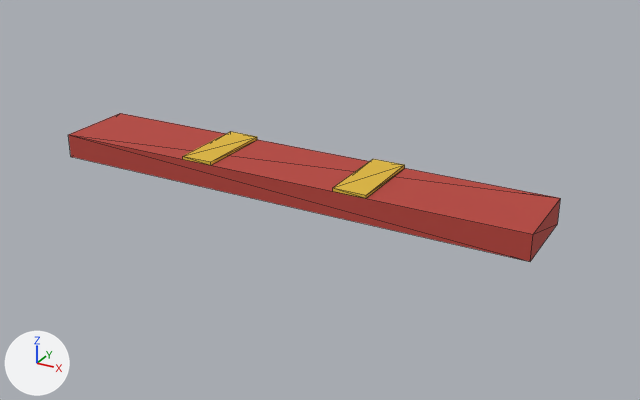
The glTF model site/models/FD_Scarf_01.glb: old version first, new version second.
One viewpoint serves both versions: a 50 mm lens placed at (0.493, -0.829, 0.411), pointed at (0.034, 0.006, -0.006). Lighting does not change. The marker at lower left points along +X, +Y and +Z. The older version comes first. Mesh edges are drawn as thin lines. Vertices at exactly the same position are counted once.

Names of what the first picture shows: 'FD_Scarf_01'.
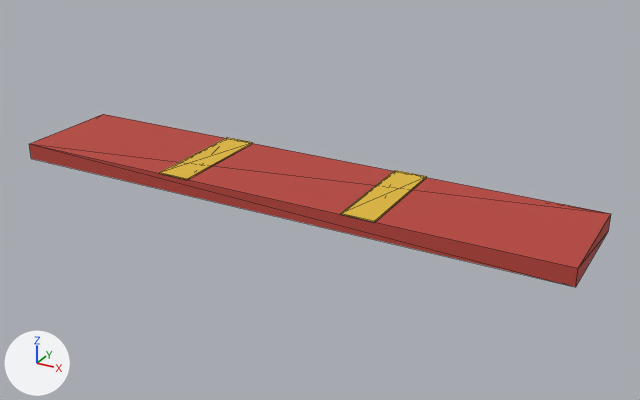
Location of each change, [x1, y1, x2, y2] in pixels of the pictures (640 x 400 px; the box of a moved part takes in the faces that stretch with it):
```json
{"object": "FD_Scarf_01", "change": "reshaped", "before": [68, 113, 561, 262], "after": [29, 114, 611, 287], "on screen": "18% wider, 16% taller"}
{"part": 1, "of": "me_fd_scarf_01", "change": "moved or reshaped", "before": [68, 113, 561, 262], "after": [29, 114, 611, 287]}
{"part": 2, "of": "me_fd_scarf_01", "change": "moved or reshaped", "before": [333, 159, 405, 198], "after": [341, 170, 427, 222]}
{"part": 3, "of": "me_fd_scarf_01", "change": "moved or reshaped", "before": [183, 131, 257, 165], "after": [160, 137, 253, 180]}
```

The change, as JSON lines over the scene's bpy script:
```json
{"block": "me_fd_scarf_01", "where": "# used by ob_fd_scarf_01; location = (0.0, 0.0, 0.0)"}
{"op": "remove", "block": "me_fd_scarf_01", "code": "me_fd_scarf_01.from_pydata(...)  # 24 vertices, 36 faces; spans x -0.3..0.3, y -0.05..0.05, z 0.005..0.039"}
{"op": "add", "block": "me_fd_scarf_01", "code": "me_fd_scarf_01.from_pydata(...)  # 24 vertices, 36 faces; spans x -0.35..0.35, y -0.07..0.07, z 0.0..0.022"}
{"block": "me_fd_scarf_01", "change": "me_fd_scarf_01 part 1: the loose piece of 8 vertices spanning x -0.3..0.3, y -0.05..0.05, z 0.005..0.035 is scaled about its middle by (1.17, 1.4, 0.667), then moved by (0.0, 0.0, -0.01)"}
{"block": "me_fd_scarf_01", "change": "me_fd_scarf_01 part 2: the loose piece of 8 vertices spanning x 0.08..0.12, y -0.05..0.05, z 0.035..0.039 is scaled about its middle by (1, 1.4, 0.5), then moved by (0.02, 0.0, -0.016)"}
{"block": "me_fd_scarf_01", "change": "me_fd_scarf_01 part 3: the loose piece of 8 vertices spanning x -0.12..-0.08, y -0.05..0.05, z 0.035..0.039 is scaled about its middle by (1, 1.4, 0.5), then moved by (-0.02, 0.0, -0.016)"}
```
